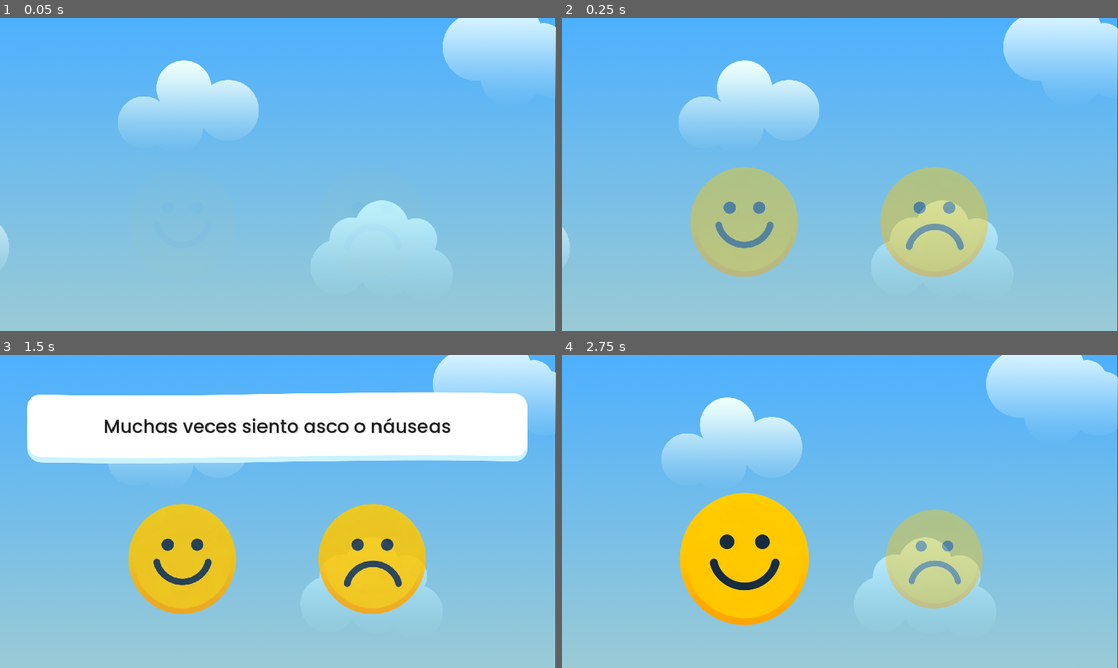
Above: before the commit, frames 1-4 (two rows, left to right).
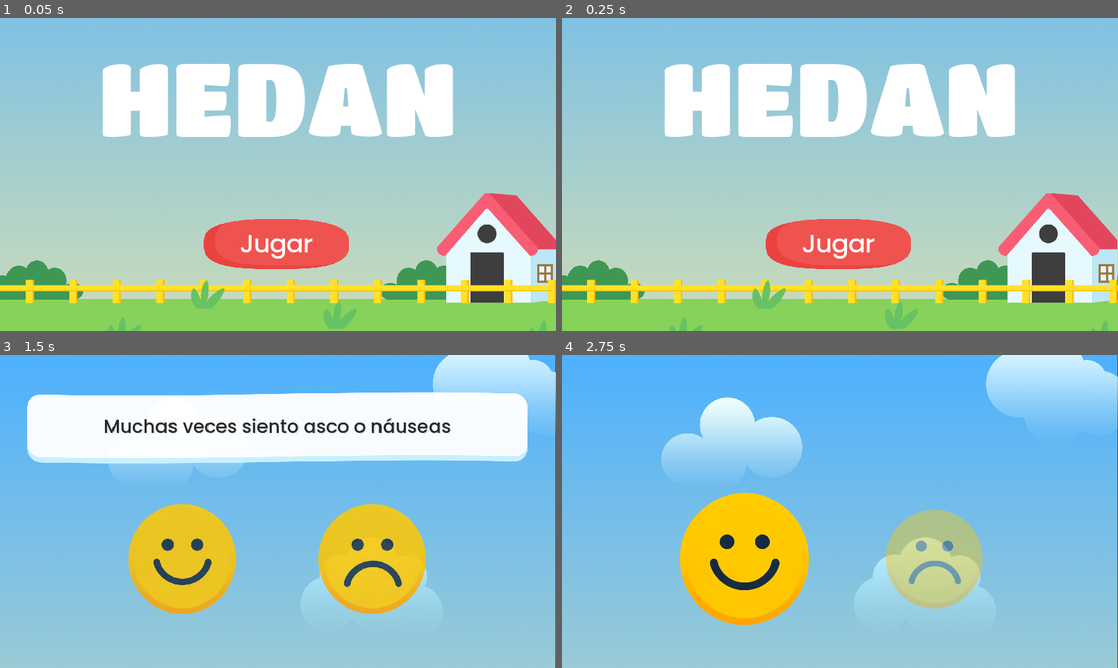
Above: after the commit, the same moments.

Repository: TIC-LPQS-2023B-2024A/hedan-game
Game: Godot game, scene res://src/game.tscn
Two runs of this game, one before a commit and one after it. Both use one fixed random seed, a clock stepped at 60 frames per second and the inputs below. Before the commit the project starts from res://src/questionnaire/questionnaire.tscn.
Inputs (mouse positions are in pixels of both pictures, inside the frame that each line leads up to):
- Up to frame 1 (0.05 s): no input
- Up to frame 2 (0.25 s): no input
- Up to frame 3 (1.5 s): click (278, 580) at 0.5 s, where only the run after the commit has a clickable "Jugar"; move the mouse to (400, 495) at 1.27 s; click (400, 495) at 1.42 s
- Up to frame 4 (2.75 s): move the mouse to (728, 527) at 2.02 s; click (728, 527) at 2.17 s

The runs differ from the first frame. In frame 1, 100% of the frame differs, in the area x 0-100%, y 0-100%; in frame 2, 100%; in frame 3, less than 0.1%; in frame 4, nothing differs.

Commit message:
feat: minijuego simón dice

Diff:
--- a/project.godot
+++ b/project.godot
@@ -11,7 +11,7 @@
 [application]
 
 config/name="HEDAN | Juego"
-run/main_scene="res://src/questionnaire/questionnaire.tscn"
+run/main_scene="res://src/game.tscn"
 config/features=PackedStringArray("4.2", "GL Compatibility")
 config/icon="res://icon.svg"
 
--- /dev/null
+++ b/rounds_counter.tscn
@@ -0,0 +1,10 @@
+[gd_scene load_steps=2 format=3 uid="uid://dwmuulj8804bn"]
+
+[ext_resource type="Script" path="res://src/minigames/simon_says/rounds_counter/rounds_counter.gd" id="1_nqhgw"]
+
+[node name="RoundsCounter" type="HBoxContainer"]
+offset_right = 40.0
+offset_bottom = 40.0
+theme_override_constants/separation = 20
+alignment = 1
+script = ExtResource("1_nqhgw")
--- a/src/common/behaviours/hoverable.gd
+++ /dev/null
@@ -1,17 +0,0 @@
-extends Control
-
-class_name Hoverable
-
-var normal_cursor = preload("res://assets/cursors/Cursor.png")
-var hover_cursor = preload("res://assets/cursors/hand.png")
-
-func _ready():
-    mouse_entered.connect(self._on_mouse_entered)
-    mouse_exited.connect(self._on_mouse_exited)
-    Input.set_custom_mouse_cursor(normal_cursor, Input.CURSOR_ARROW, Vector2(16, 10))
-
-func _on_mouse_entered():
-    Input.set_custom_mouse_cursor(hover_cursor, Input.CURSOR_ARROW, Vector2(16, 10))
-
-func _on_mouse_exited():
-    Input.set_custom_mouse_cursor(normal_cursor, Input.CURSOR_ARROW, Vector2(16, 10))
--- a/src/minigames/coin_collector/coin_collector.tscn
+++ b/src/minigames/coin_collector/coin_collector.tscn
@@ -19,7 +19,7 @@
 
 [node name="CoinCollectorMain2D" type="Node2D" parent="."]
 script = ExtResource("2_cbthj")
-coins_to_collect = 200
+coins_to_collect = 100
 
 [node name="Chest" parent="CoinCollectorMain2D" instance=ExtResource("3_ricw4")]
 position = Vector2(920, 752)
--- /dev/null
+++ b/src/minigames/simon_says/buttons/buttons.gd
@@ -0,0 +1,55 @@
+extends GridContainer
+
+class_name Buttons
+
+@onready var _blue_button: SequenceButton = $BlueSequenceButton
+@onready var _green_button: SequenceButton = $GreenSequenceButton
+@onready var _red_button: SequenceButton = $RedSequenceButton
+@onready var _yellow_button: SequenceButton = $YellowSequenceButton
+
+signal color_selected(color: SimonSaysMinigame.ButtonColor)
+
+@onready var _buttons_colors = {
+    SimonSaysMinigame.ButtonColor.BLUE: _blue_button,
+    SimonSaysMinigame.ButtonColor.GREEN: _green_button,
+    SimonSaysMinigame.ButtonColor.RED: _red_button,
+    SimonSaysMinigame.ButtonColor.YELLOW: _yellow_button
+}
+
+func play_sequence(sequence: Array[SimonSaysMinigame.ButtonColor]):
+    for color in sequence:
+        await _buttons_colors[color].play_active_animation()
+        await get_tree().create_timer(0.2).timeout
+
+func _on_green_sequence_button_pressed():
+    color_selected.emit(SimonSaysMinigame.ButtonColor.GREEN)
+
+func _on_yellow_sequence_button_pressed():
+    color_selected.emit(SimonSaysMinigame.ButtonColor.YELLOW)
+
+func _on_red_sequence_button_pressed():
+    color_selected.emit(SimonSaysMinigame.ButtonColor.RED)
+
+func _on_blue_sequence_button_pressed():
+    color_selected.emit(SimonSaysMinigame.ButtonColor.BLUE)
+
+func play_on_wrong_sequence():
+    var tween = create_tween().set_parallel(true)
+    tween.tween_property(self, "position", position + Vector2(2, 0), 0.1).set_trans(Tween.TRANS_SINE)
+    tween.tween_property(self, "position", position - Vector2(4, 0), 0.2).set_trans(Tween.TRANS_SINE).set_delay(0.1)
+    tween.tween_property(self, "position", position + Vector2(2, 0), 0.1).set_trans(Tween.TRANS_SINE).set_delay(0.3)
+
+    tween.tween_property(self, "modulate", Color(0.5, 0.5, 0.5, 1), 0.2).set_trans(Tween.TRANS_SINE)
+    tween.tween_property(self, "modulate", Color(1, 1, 1, 1), 0.1).set_trans(Tween.TRANS_SINE).set_delay(0.2)
+    await tween.finished
+
+func play_on_correct_sequence():
+    for button in _buttons_colors.values():
+        button.change_to_active_texture()
+
+    await get_tree().create_timer(0.5).timeout
+
+    for button in _buttons_colors.values():
+        button.change_to_idle_texture()
+
+    await get_tree().create_timer(0.5).timeout
--- /dev/null
+++ b/src/minigames/simon_says/buttons/buttons.tscn
@@ -0,0 +1,69 @@
+[gd_scene load_steps=14 format=3 uid="uid://cyniy16e83ywt"]
+
+[ext_resource type="Script" path="res://src/minigames/simon_says/buttons/buttons.gd" id="1_crgxn"]
+[ext_resource type="PackedScene" uid="uid://b0a8n6sml7mdg" path="res://src/minigames/simon_says/buttons/sequence_button.tscn" id="1_odhkt"]
+[ext_resource type="Texture2D" uid="uid://ck3qx4bwv52o1" path="res://assets/sprites/minigames/simon_says/characters/blue-idle.png" id="2_r18n3"]
+[ext_resource type="Texture2D" uid="uid://c0ogfvo1lymmi" path="res://assets/sprites/minigames/simon_says/characters/yellow-idle.png" id="2_tgsag"]
+[ext_resource type="Texture2D" uid="uid://d3cvj17l4b6l6" path="res://assets/sprites/minigames/simon_says/characters/yellow-active.png" id="3_shidp"]
+[ext_resource type="BitMap" uid="uid://bvr3463pdmotc" path="res://assets/sprites/minigames/simon_says/characters/yellow-bitmap.jpg" id="3_ux3yu"]
+[ext_resource type="BitMap" uid="uid://uf7ytwtl0ubv" path="res://assets/sprites/minigames/simon_says/characters/blue-bitmap.png" id="3_vnshl"]
+[ext_resource type="Texture2D" uid="uid://dx62yah8fqnw7" path="res://assets/sprites/minigames/simon_says/characters/green-active.png" id="4_iyfg1"]
+[ext_resource type="Texture2D" uid="uid://t1r364gcp3da" path="res://assets/sprites/minigames/simon_says/characters/green-idle.png" id="4_w0jqo"]
+[ext_resource type="BitMap" uid="uid://c01pywqpppoa5" path="res://assets/sprites/minigames/simon_says/characters/green-bitmap.png" id="5_705ib"]
+[ext_resource type="Texture2D" uid="uid://b7n1q30mc0qkc" path="res://assets/sprites/minigames/simon_says/characters/red-idle.png" id="6_o6ko4"]
+[ext_resource type="Texture2D" uid="uid://c3hobx2v8sy4" path="res://assets/sprites/minigames/simon_says/characters/red-active.png" id="9_6swfh"]
+[ext_resource type="Texture2D" uid="uid://baawd4jxv6cyg" path="res://assets/sprites/minigames/simon_says/characters/blue-active.png" id="12_jw35a"]
+
+[node name="Buttons" type="GridContainer"]
+theme_override_constants/h_separation = 48
+theme_override_constants/v_separation = 48
+columns = 3
+script = ExtResource("1_crgxn")
+
+[node name="EmptyPlaceholder" type="TextureRect" parent="."]
+layout_mode = 2
+size_flags_horizontal = 4
+size_flags_vertical = 4
+
+[node name="GreenSequenceButton" parent="." instance=ExtResource("1_odhkt")]
+layout_mode = 2
+texture_normal = ExtResource("4_w0jqo")
+texture_click_mask = ExtResource("5_705ib")
+active_texture = ExtResource("4_iyfg1")
+
+[node name="EmptyPlaceholder2" type="TextureRect" parent="."]
+layout_mode = 2
+size_flags_horizontal = 0
+size_flags_vertical = 4
+
+[node name="YellowSequenceButton" parent="." instance=ExtResource("1_odhkt")]
+layout_mode = 2
+texture_normal = ExtResource("2_tgsag")
+texture_click_mask = ExtResource("3_ux3yu")
+active_texture = ExtResource("3_shidp")
+
+[node name="EmptyPlaceholder3" type="TextureRect" parent="."]
+layout_mode = 2
+size_flags_horizontal = 4
+size_flags_vertical = 4
+
+[node name="RedSequenceButton" parent="." instance=ExtResource("1_odhkt")]
+layout_mode = 2
+texture_normal = ExtResource("6_o6ko4")
+active_texture = ExtResource("9_6swfh")
+
+[node name="EmptyPlaceholder4" type="TextureRect" parent="."]
+layout_mode = 2
+size_flags_horizontal = 4
+size_flags_vertical = 4
+
+[node name="BlueSequenceButton" parent="." instance=ExtResource("1_odhkt")]
+layout_mode = 2
+texture_normal = ExtResource("2_r18n3")
+texture_click_mask = ExtResource("3_vnshl")
+active_texture = ExtResource("12_jw35a")
+
+[connection signal="pressed" from="GreenSequenceButton" to="." method="_on_green_sequence_button_pressed"]
+[connection signal="pressed" from="YellowSequenceButton" to="." method="_on_yellow_sequence_button_pressed"]
+[connection signal="pressed" from="RedSequenceButton" to="." method="_on_red_sequence_button_pressed"]
+[connection signal="pressed" from="BlueSequenceButton" to="." method="_on_blue_sequence_button_pressed"]
--- /dev/null
+++ b/src/minigames/simon_says/buttons/sequence_button.gd
@@ -0,0 +1,36 @@
+extends TextureButton
+
+class_name SequenceButton
+
+var _tween = null
+var _original_idle_texture: Texture = null
+@export var active_texture: Texture = null
+
+func _ready():
+    pivot_offset = size / 2
+    _original_idle_texture = texture_normal
+
+func play_active_animation():
+    if _tween != null:
+        _tween.kill()
+        scale = Vector2(1, 1)
+        modulate = Color(1, 1, 1, 1)
+
+    texture_normal = active_texture
+    _tween = get_tree().create_tween().set_parallel(true)
+    _tween.tween_property(self, "scale", Vector2(1.2, 1.2), 0.15).set_trans(Tween.TRANS_SINE)
+    _tween.tween_property(self, "modulate", Color(1.1, 1.1, 1.1, 1.1), 0.15).set_trans(Tween.TRANS_SINE).set_ease(Tween.EASE_OUT)
+    _tween.tween_property(self, "scale", Vector2(1, 1), 0.3).set_trans(Tween.TRANS_SINE).set_delay(0.3)
+    _tween.tween_property(self, "modulate", Color(1, 1, 1, 1), 0.3).set_trans(Tween.TRANS_SINE).set_ease(Tween.EASE_OUT).set_delay(0.3)
+    await _tween.finished
+    texture_normal = _original_idle_texture
+
+
+func _on_pressed():
+    await play_active_animation()
+
+func change_to_idle_texture():
+    texture_normal = _original_idle_texture
+
+func change_to_active_texture():
+    texture_normal = active_texture
--- /dev/null
+++ b/src/minigames/simon_says/buttons/sequence_button.tscn
@@ -0,0 +1,12 @@
+[gd_scene load_steps=3 format=3 uid="uid://b0a8n6sml7mdg"]
+
+[ext_resource type="Script" path="res://src/minigames/simon_says/buttons/sequence_button.gd" id="1_d38ss"]
+[ext_resource type="Script" path="res://src/common/behaviours/cursor_changer.gd" id="1_vhoem"]
+
+[node name="SequenceButton" type="TextureButton"]
+script = ExtResource("1_d38ss")
+
+[node name="CursorChanger" type="Node" parent="."]
+script = ExtResource("1_vhoem")
+
+[connection signal="pressed" from="." to="." method="_on_pressed"]
--- /dev/null
+++ b/src/minigames/simon_says/rounds_counter/round_status.gd
@@ -0,0 +1,22 @@
+extends TextureRect
+
+class_name RoundStatus
+
+enum Status {UNDEFINED, WON, LOST}
+
+var _current_status = Status.UNDEFINED
+@onready var _color_rect_1: ColorRect = $ColorRect
+@onready var _color_rect_2: ColorRect = $ColorRect2
+@onready var _color_rect_3: ColorRect = $ColorRect3
+
+var _status_colors = {
+    Status.UNDEFINED: Color(0.419813, 0.419813, 0.419813, 1),
+    Status.WON: Color(0.3, 0.55, 0.2, 1),
+    Status.LOST: Color(0.75, 0.13, 0.13, 1)
+}
+
+func set_current_status(status: Status):
+    _current_status = status
+    _color_rect_1.color = _status_colors[status]
+    _color_rect_2.color = _status_colors[status]
+    _color_rect_3.color = _status_colors[status]
--- /dev/null
+++ b/src/minigames/simon_says/rounds_counter/round_status.tscn
@@ -0,0 +1,57 @@
+[gd_scene load_steps=3 format=3 uid="uid://pl8pmxhbopm6"]
+
+[ext_resource type="Texture2D" uid="uid://5fk6o4waupvj" path="res://assets/sprites/minigames/simon_says/gui/circle.png" id="1_nttxy"]
+[ext_resource type="Script" path="res://src/minigames/simon_says/rounds_counter/round_status.gd" id="2_xsngr"]
+
+[node name="RoundStatus" type="TextureRect"]
+z_index = 1
+texture = ExtResource("1_nttxy")
+script = ExtResource("2_xsngr")
+
+[node name="ColorRect" type="ColorRect" parent="."]
+z_as_relative = false
+layout_mode = 1
+anchors_preset = 8
+anchor_left = 0.5
+anchor_top = 0.5
+anchor_right = 0.5
+anchor_bottom = 0.5
+offset_left = -17.0
+offset_top = -26.0
+offset_right = 15.0
+offset_bottom = 26.0
+grow_horizontal = 2
+grow_vertical = 2
+color = Color(0.419813, 0.419813, 0.419813, 1)
+
+[node name="ColorRect2" type="ColorRect" parent="."]
+z_as_relative = false
+layout_mode = 1
+anchors_preset = 8
+anchor_left = 0.5
+anchor_top = 0.5
+anchor_right = 0.5
+anchor_bottom = 0.5
+offset_left = -26.0
+offset_top = -20.0
+offset_right = 24.0
+offset_bottom = 21.0
+grow_horizontal = 2
+grow_vertical = 2
+color = Color(0.419813, 0.419813, 0.419813, 1)
+
+[node name="ColorRect3" type="ColorRect" parent="."]
+z_as_relative = false
+layout_mode = 1
+anchors_preset = 8
+anchor_left = 0.5
+anchor_top = 0.5
+anchor_right = 0.5
+anchor_bottom = 0.5
+offset_left = -24.0
+offset_top = -20.0
+offset_right = 26.0
+offset_bottom = 21.0
+grow_horizontal = 2
+grow_vertical = 2
+color = Color(0.419813, 0.419813, 0.419813, 1)
--- /dev/null
+++ b/src/minigames/simon_says/rounds_counter/rounds_counter.gd
@@ -0,0 +1,16 @@
+extends HBoxContainer
+
+class_name RoundsCounter
+
+var _round_status_list: Array[RoundStatus] = []
+@export var max_rounds: int = 0
+@onready var _round_status_scene = preload("res://src/minigames/simon_says/rounds_counter/round_status.tscn")
+
+func _ready():
+    for _i in range(max_rounds):
+        var round_status: RoundStatus = _round_status_scene.instantiate() as RoundStatus
+        _round_status_list.append(round_status)
+        add_child(round_status)
+
+func set_current_round(round_number: int, round_status: RoundStatus.Status):
+    _round_status_list[round_number].set_current_status(round_status)
--- /dev/null
+++ b/src/minigames/simon_says/simon_says.gd
@@ -0,0 +1,69 @@
+extends Minigame
+
+class_name SimonSaysMinigame
+
+@onready var _buttons: Buttons = $Buttons
+@onready var _block_control: Control = $BlockControl
+@onready var _attention_background: ColorRect = $AttentionBackground
+@onready var _rounds_counter: RoundsCounter = $RoundsCounter
+@export var max_rounds: int = 0
+var _played_sequence: Array[ButtonColor] = []
+var _played_correctly: bool = true
+
+enum ButtonColor {BLUE, GREEN, RED, YELLOW}
+
+var _sequence: Array[ButtonColor] = []
+var current_round = 0
+const colors: Array[ButtonColor] = [ButtonColor.BLUE, ButtonColor.GREEN, ButtonColor.RED, ButtonColor.YELLOW]
+
+func _ready() -> void:
+    _block_control.visible = true
+    await _new_round()
+
+func add_to_sequence(color: ButtonColor):
+    _sequence.append(color)
+
+func _on_buttons_color_selected(color: ButtonColor):
+    _played_sequence.append(color)
+
+    if(_played_sequence[_played_sequence.size() - 1] != _sequence[_played_sequence.size() - 1]):
+        await _buttons.play_on_wrong_sequence()
+
+    if _played_sequence.size() == _sequence.size():
+        _played_correctly = _played_sequence == _sequence
+        _played_sequence = []
+        _block_control.visible = true
+        await get_tree().create_timer(0.5).timeout
+        if _played_correctly:
+            await _buttons.play_on_correct_sequence()
+        else:
+            await get_tree().create_timer(0.5).timeout
+        await _new_round()
+        return
+
+    _played_correctly = _played_correctly and _played_sequence == _sequence.slice(0, _played_sequence.size())
+
+func _new_round():
+    if current_round > 0:
+        if _played_correctly:
+            _rounds_counter.set_current_round(current_round - 1, RoundStatus.Status.WON)
+        else:
+            _rounds_counter.set_current_round(current_round - 1, RoundStatus.Status.LOST)
+
+    if current_round >= max_rounds:
+        minigame_ended.emit()
+        return
+
+    current_round += 1
+    add_to_sequence(colors.pick_random())
+
+    var attention_background_tween = get_tree().create_tween()
+    attention_background_tween.tween_property(_attention_background, "color", Color(0, 0, 0, 0.25), 0.25)
+    await attention_background_tween.finished
+
+    await _buttons.play_sequence(_sequence)
+
+    attention_background_tween = get_tree().create_tween()
+    attention_background_tween.tween_property(_attention_background, "color", Color(0, 0, 0, 0), 0.25)
+    await attention_background_tween.finished
+    _block_control.visible = false
--- a/src/minigames/simon_says/simon_says.tscn
+++ b/src/minigames/simon_says/simon_says.tscn
@@ -1,3 +1,61 @@
-[gd_scene format=3 uid="uid://1oikyovmipsq"]
+[gd_scene load_steps=4 format=3 uid="uid://1oikyovmipsq"]
 
-[node name="SimonSays" type="Node2D"]
+[ext_resource type="Script" path="res://src/minigames/simon_says/simon_says.gd" id="1_vm4nx"]
+[ext_resource type="PackedScene" uid="uid://cyniy16e83ywt" path="res://src/minigames/simon_says/buttons/buttons.tscn" id="2_336xl"]
+[ext_resource type="PackedScene" uid="uid://dwmuulj8804bn" path="res://rounds_counter.tscn" id="3_amia1"]
+
+[node name="SimonSays" type="Control"]
+layout_mode = 3
+anchors_preset = 15
+anchor_right = 1.0
+anchor_bottom = 1.0
+grow_horizontal = 2
+grow_vertical = 2
+script = ExtResource("1_vm4nx")
+max_rounds = 7
+
+[node name="AttentionBackground" type="ColorRect" parent="."]
+layout_mode = 1
+anchors_preset = 15
+anchor_right = 1.0
+anchor_bottom = 1.0
+grow_horizontal = 2
+grow_vertical = 2
+color = Color(0, 0, 0, 0)
+
+[node name="Buttons" parent="." instance=ExtResource("2_336xl")]
+layout_mode = 1
+anchors_preset = 8
+anchor_left = 0.5
+anchor_top = 0.5
+anchor_right = 0.5
+anchor_bottom = 0.5
+offset_left = -456.0
+offset_top = -373.0
+offset_right = 456.0
+offset_bottom = 539.0
+grow_horizontal = 2
+grow_vertical = 2
+
+[node name="BlockControl" type="Control" parent="."]
+visible = false
+layout_mode = 1
+anchors_preset = 15
+anchor_right = 1.0
+anchor_bottom = 1.0
+grow_horizontal = 2
+grow_vertical = 2
+
+[node name="RoundsCounter" parent="." instance=ExtResource("3_amia1")]
+layout_mode = 1
+anchors_preset = 5
+anchor_left = 0.5
+anchor_right = 0.5
+offset_left = -20.0
+offset_top = 42.0
+offset_right = 20.0
+offset_bottom = 82.0
+grow_horizontal = 2
+max_rounds = 7
+
+[connection signal="color_selected" from="Buttons" to="." method="_on_buttons_color_selected"]
Binary file added: assets/sprites/minigames/simon_says/characters/blue-active.png
Not shown, added: assets/sprites/minigames/simon_says/characters/blue-active.png.import
Binary file added: assets/sprites/minigames/simon_says/characters/blue-bitmap.png
Not shown, added: assets/sprites/minigames/simon_says/characters/blue-bitmap.png.import
Binary file added: assets/sprites/minigames/simon_says/characters/blue-idle.png
Not shown, added: assets/sprites/minigames/simon_says/characters/blue-idle.png.import
Binary file added: assets/sprites/minigames/simon_says/characters/green-active.png
Not shown, added: assets/sprites/minigames/simon_says/characters/green-active.png.import
Binary file added: assets/sprites/minigames/simon_says/characters/green-bitmap.png
Not shown, added: assets/sprites/minigames/simon_says/characters/green-bitmap.png.import
Binary file added: assets/sprites/minigames/simon_says/characters/green-idle.png
Not shown, added: assets/sprites/minigames/simon_says/characters/green-idle.png.import
(and 15 more such lines)
